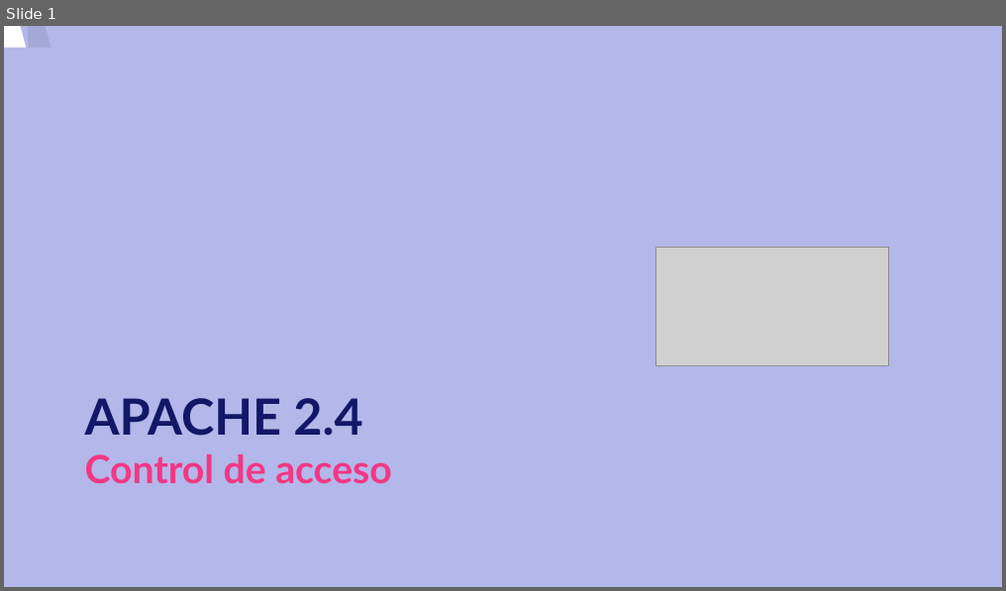
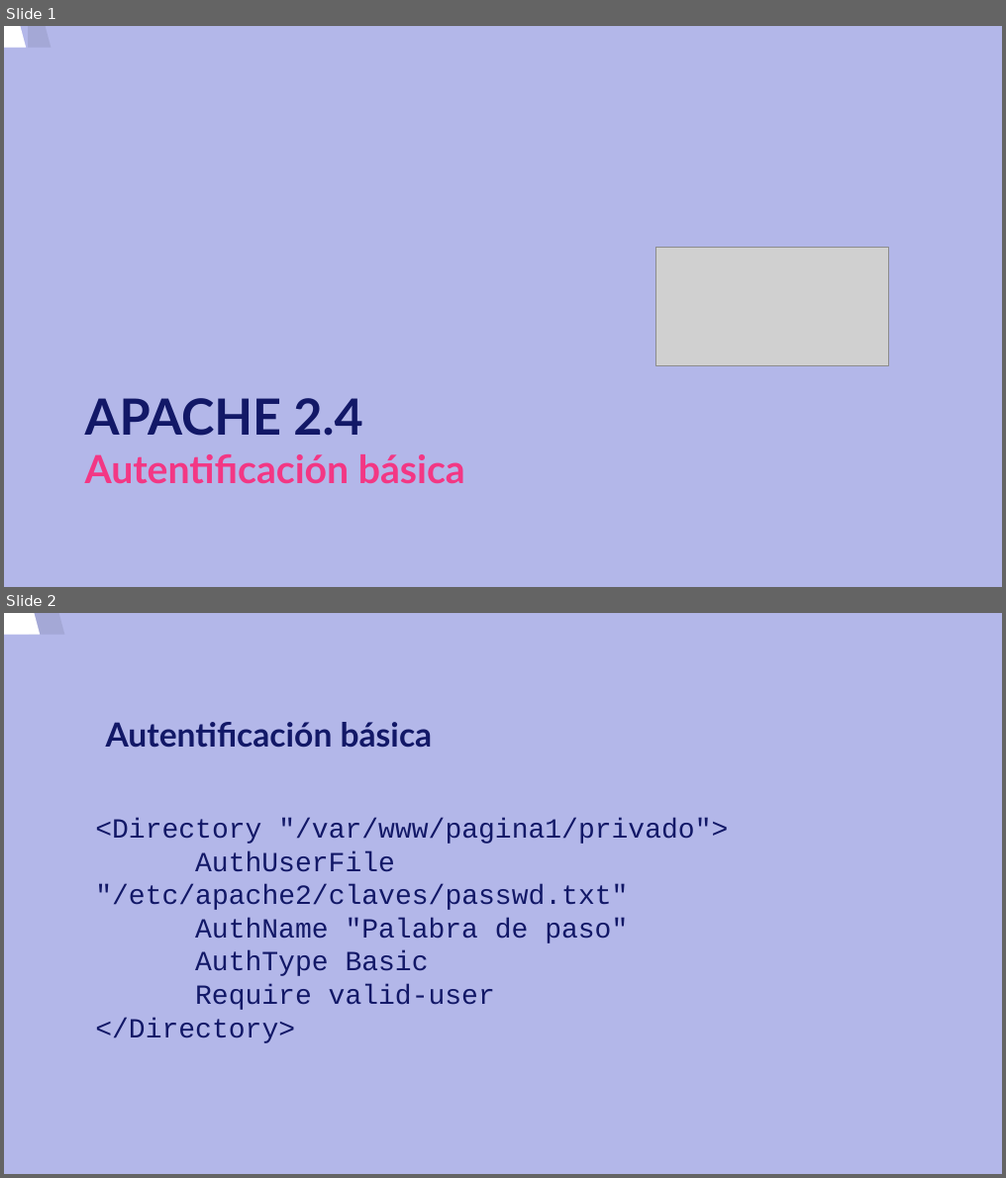
Before and after one commit to carloskuce/SRI, a slide deck: curso/u16/u16.odp. Shown one above the other, each under a label of ours: slide 1 before the commit, slides 1 and 2 after it. The pictures are 1006x591 and 1006x1178 pixels, drawn with LibreOffice and Linux fonts; fonts in the diff are those of the drawing; grey boxes stand for pictures. Boxes give left, top, right and bottom in pixels: in the first picture for what was removed or moved away, otherwise in the second. Text is boxed around its words. In the diff, an @@ line names an element or a change of style, - is before the commit and + after.

```diff
--- a/curso/u16/u16.odp
+++ b/curso/u16/u16.odp
@@ slide 2 added at (x1=4, y1=613, x2=1002, y2=1174), background #B3B7E9 @@
@@ freeform shape added at (x1=4, y1=613, x2=902, y2=1174), fill #FFFFFF @@
@@ freeform shape added at (x1=29, y1=613, x2=927, y2=1174), fill #000000 at 8% opacity @@
@@ title added at (x1=106, y1=722, x2=433, y2=747), 24 pt, text #121867, bold @@
+Autentificación básica
@@ text added at (x1=95, y1=818, x2=728, y2=1044), 20 pt, text #121867 @@
+<Directory "/var/www/pagina1/privado">
+AuthUserFile "/etc/apache2/claves/passwd.txt"
+AuthName "Palabra de paso"
+AuthType Basic
+Require valid-user
+</Directory>
@@ slide 1 changed as well @@
@@ title at (x1=85, y1=398, x2=465, y2=483): text changed @@
-APACHE 2.4
-Control de acceso
+APACHE 2.4
+Autentificación básica
```
Also in this commit, not shown: 2 other slides added, 3 slides removed, 1 other file.
